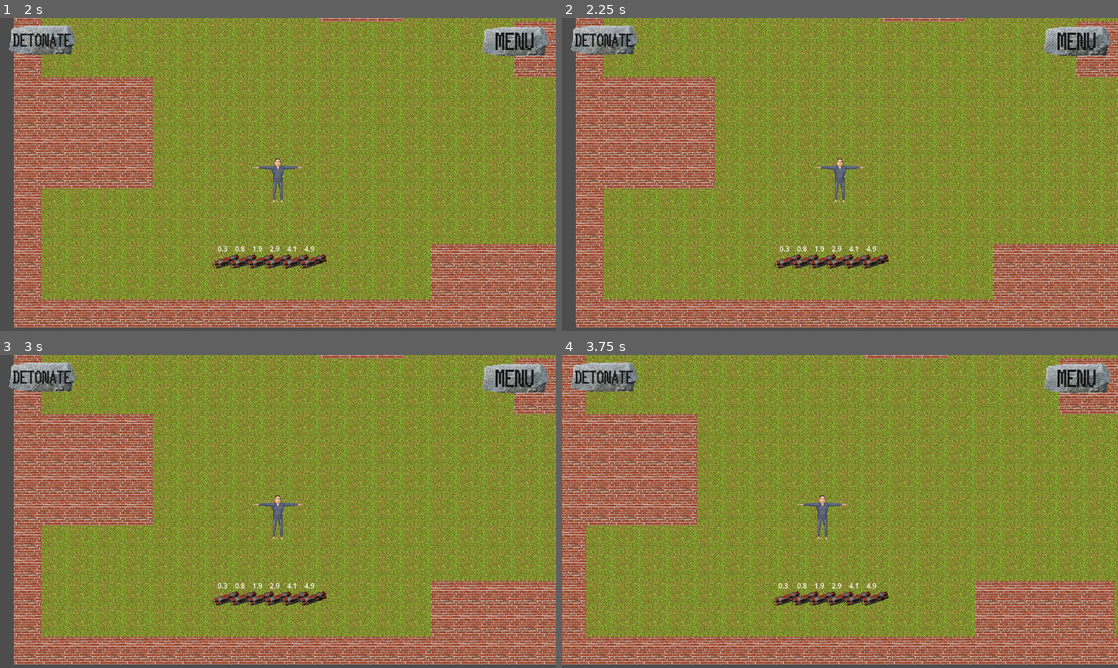
Above: before the commit, frames 1-4 (two rows, left to right).
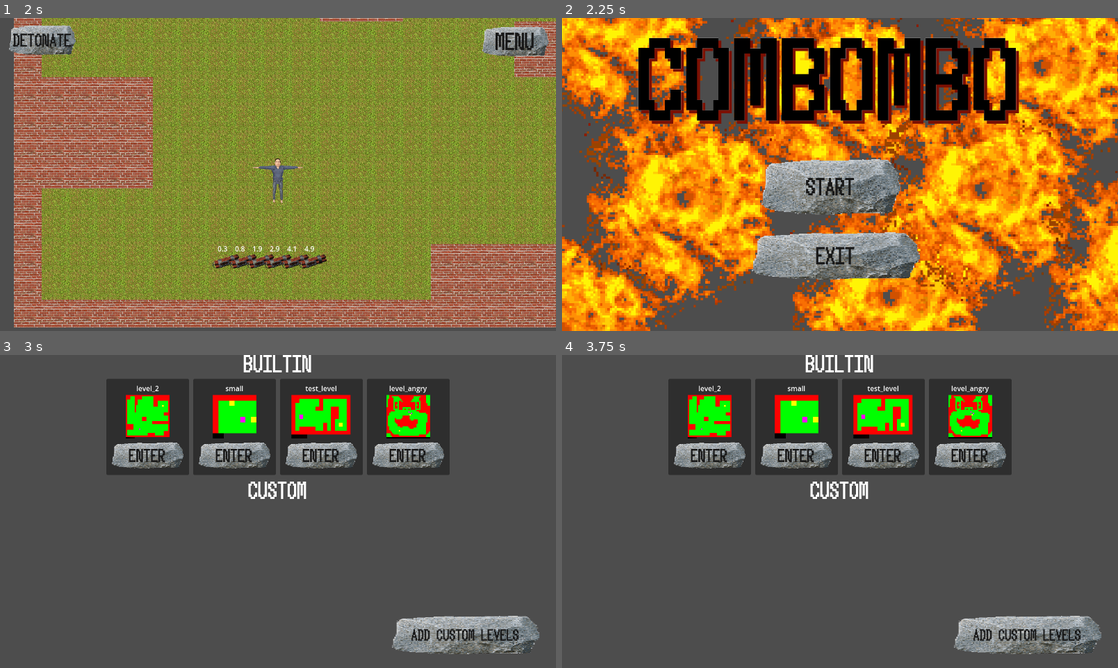
Above: after the commit, the same moments.

Repository: MaxWesterlund/Combombo
Game: Godot game, scene res://Scenes/Menus/Menu.tscn
The game is run twice, just before and just after one commit, with the same random seed, the same clock (stepped at 60 frames per second) and the same inputs.
Inputs (mouse positions are in pixels of both pictures, inside the frame that each line leads up to):
- Up to frame 1 (2 s): click (266, 187) at 0.5 s; click (150, 118) at 1.27 s
- Up to frame 2 (2.25 s): click (1079, 43) at 2.02 s
- Up to frame 3 (3 s): click (266, 524) at 2.77 s
- Up to frame 4 (3.75 s): tap Enter at 3.5 s; move the mouse to (789, 599) at 3.52 s; press the mouse at (789, 599) at 3.53 s; hold D (move_right) from 3.53 s (still down)

Frame 1 is identical in both runs. In frame 2, 98% of the frame differs, in the area x 0-100%, y 0-100%; in frame 3, 96%; in frame 4, 98%, in the area x 0-100%, y 0-99%.

Commit message:
menu work

Diff:
--- a/Scenes/Menus/Menu.tscn
+++ b/Scenes/Menus/Menu.tscn
@@ -1,7 +1,7 @@
 [gd_scene load_steps=6 format=3 uid="uid://bqp2e6mm7tpot"]
 
 [ext_resource type="Script" path="res://Scenes/Menus/menu.gd" id="1_bk30g"]
-[ext_resource type="PackedScene" uid="uid://6ejmjpdq8ddv" path="res://Scenes/Menus/button.tscn" id="1_dlj25"]
+[ext_resource type="PackedScene" uid="uid://6ejmjpdq8ddv" path="res://Scenes/Menus/Button.tscn" id="1_dlj25"]
 [ext_resource type="Texture2D" uid="uid://twgq00tqwxw2" path="res://Sprites/explosion.png" id="2_4od58"]
 [ext_resource type="AudioStream" uid="uid://ch7baxq5e3mxx" path="res://Sound/song.mp3" id="3_gc3xv"]
 [ext_resource type="FontFile" uid="uid://ucbily7xel7e" path="res://Fonts/5Recieptprint.ttf" id="3_i1ot3"]
--- a/Scenes/main.gd
+++ b/Scenes/main.gd
@@ -1,9 +1,10 @@
 extends Node2D
 
-var menu_scene = preload("res://Scenes/Menus/menu.tscn")
+var menu_scene: PackedScene
 var game_scene = preload("res://Scenes/main.tscn")
 
 func _ready():
+	menu_scene = load("res://Scenes/Menus/menu.tscn")
 	Events.goto_menu.connect(on_goto_menu)
 	Events.restart.connect(on_restart)
 
Not shown, changed: export_presets.cfg
